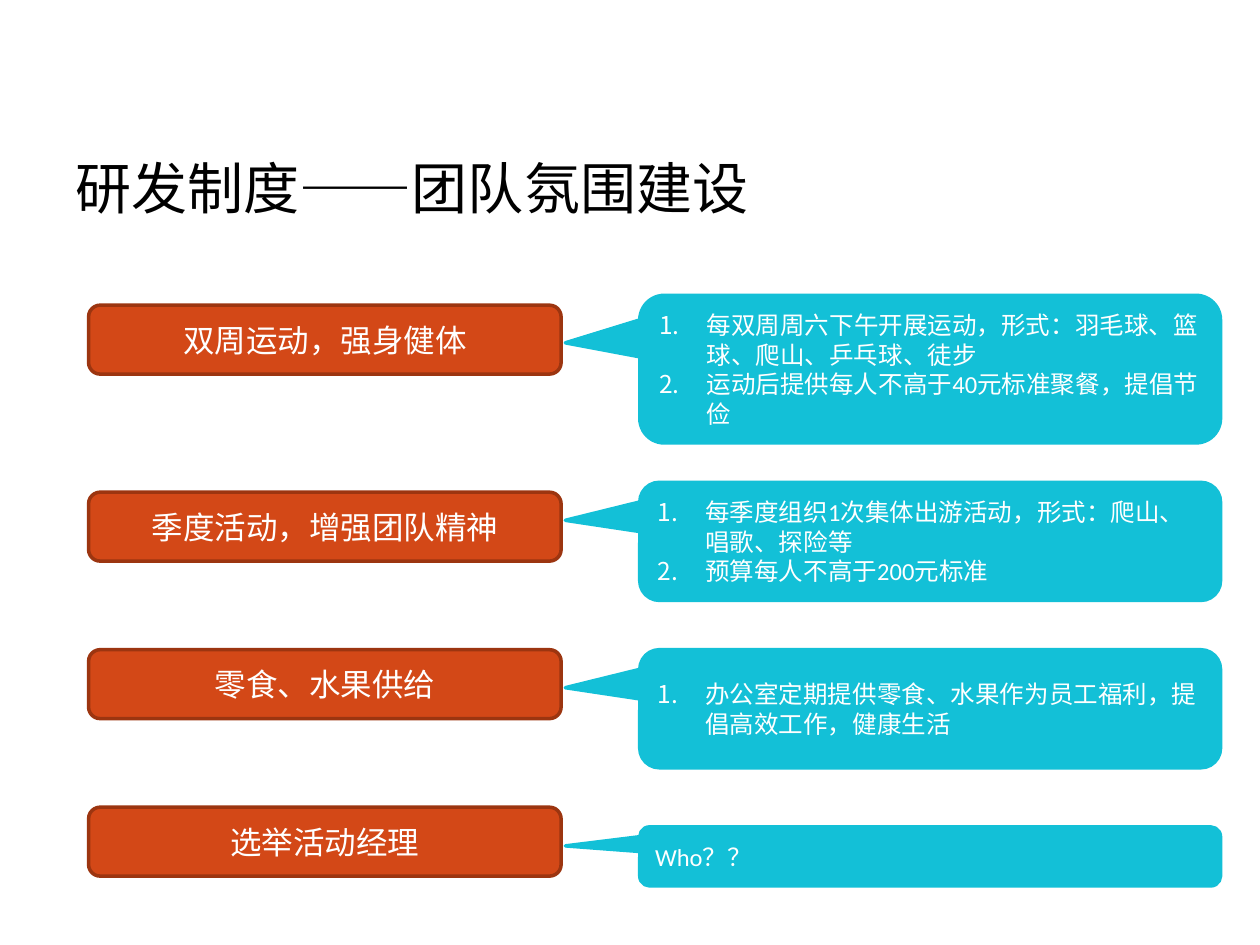
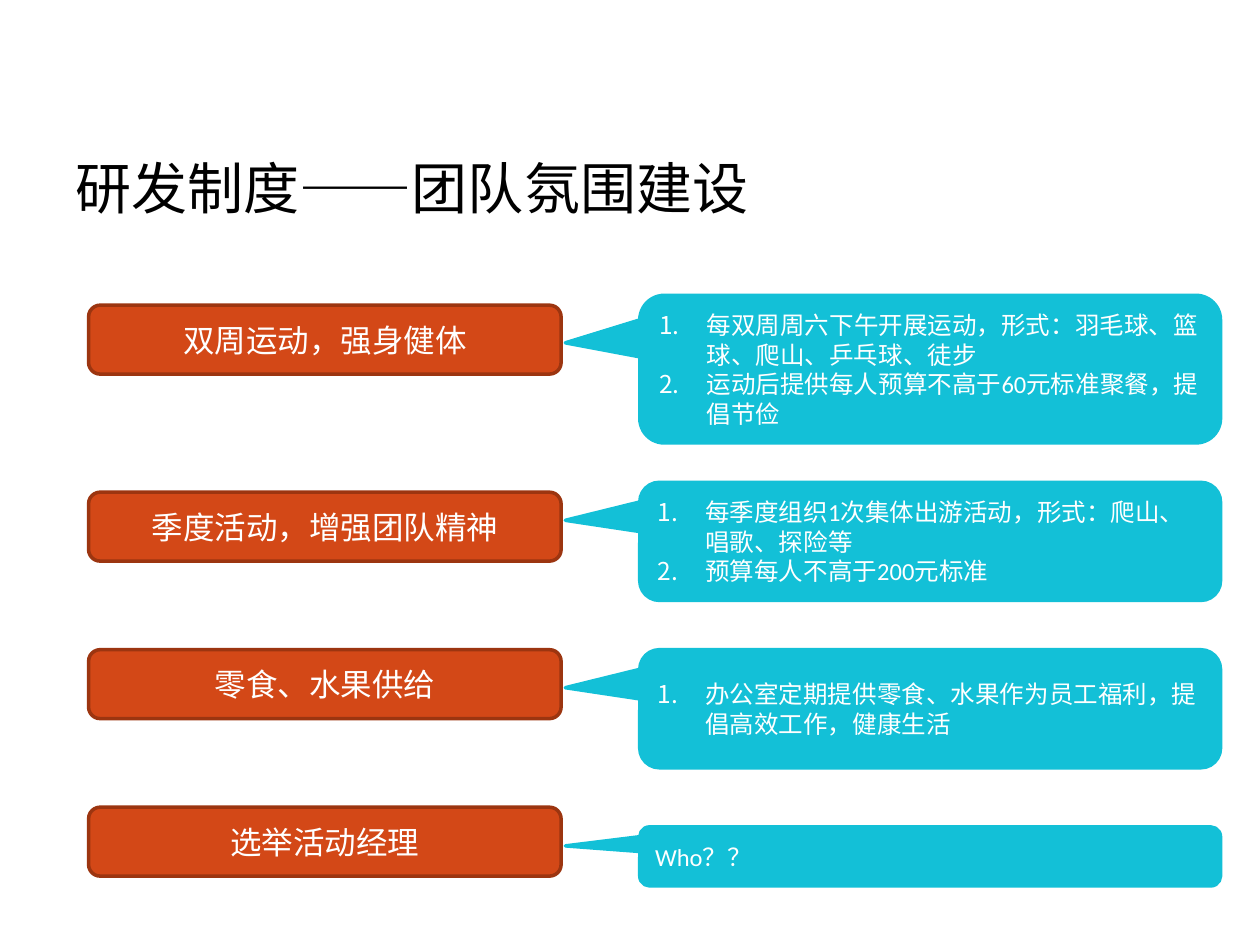
Before and after one commit to Vivian-hihi/SequoiaDB, a slide deck: slide 14 of internal_doc/00.项目管理/02.制度宣传/2016研发组织结构和制度流程宣传.pptx. Drawn at 1260x945 pixels with LibreOffice and Linux fonts; fonts in the diff are those of the drawing; background and template pictures are left out. Boxes give left, top, right and bottom in pixels: in the first picture for what was removed or moved away, otherwise in the second. Text is boxed around its words. In the diff, an @@ line names an element or a change of style, - is before the commit and + after.

```diff
--- a/internal_doc/00.项目管理/02.制度宣传/2016研发组织结构和制度流程宣传.pptx
+++ b/internal_doc/00.项目管理/02.制度宣传/2016研发组织结构和制度流程宣传.pptx
@@ text in rounded speech box at bbox=[707, 372, 1199, 425]: text changed @@
-2. 运动后提供每人不高于40元标准聚餐，提倡节俭
+2. 运动后提供每人预算不高于60元标准聚餐，提倡节俭
```
Also in this commit, not shown: 3 other slides changed, 1 slide added.
